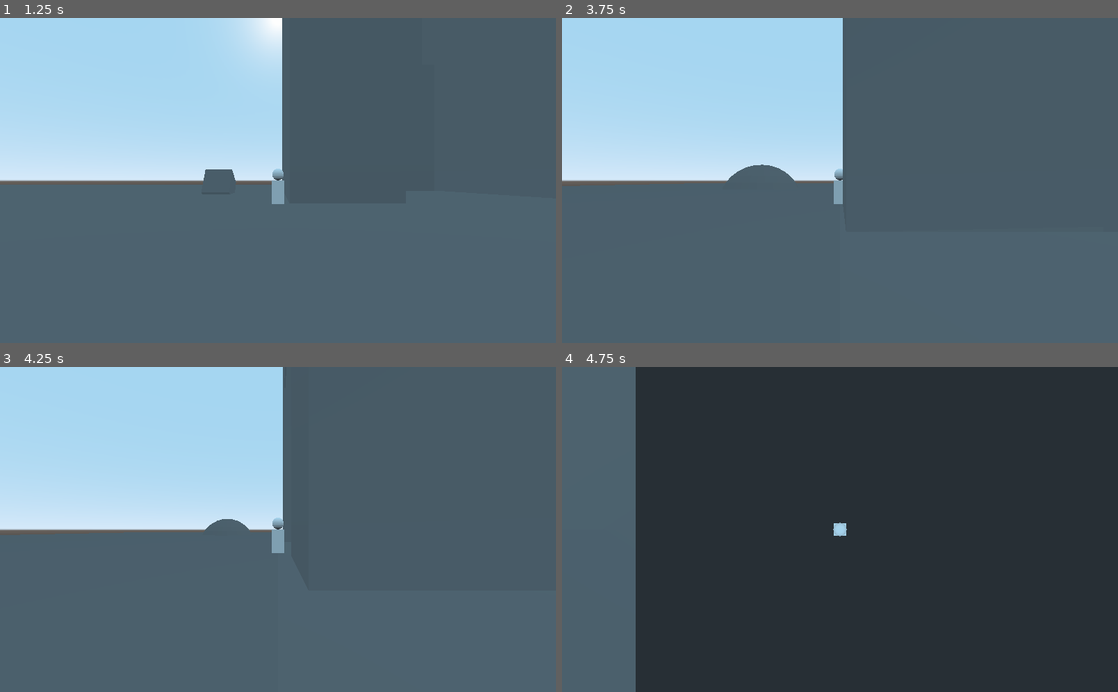
Above: before the commit, frames 1-4 (two rows, left to right).
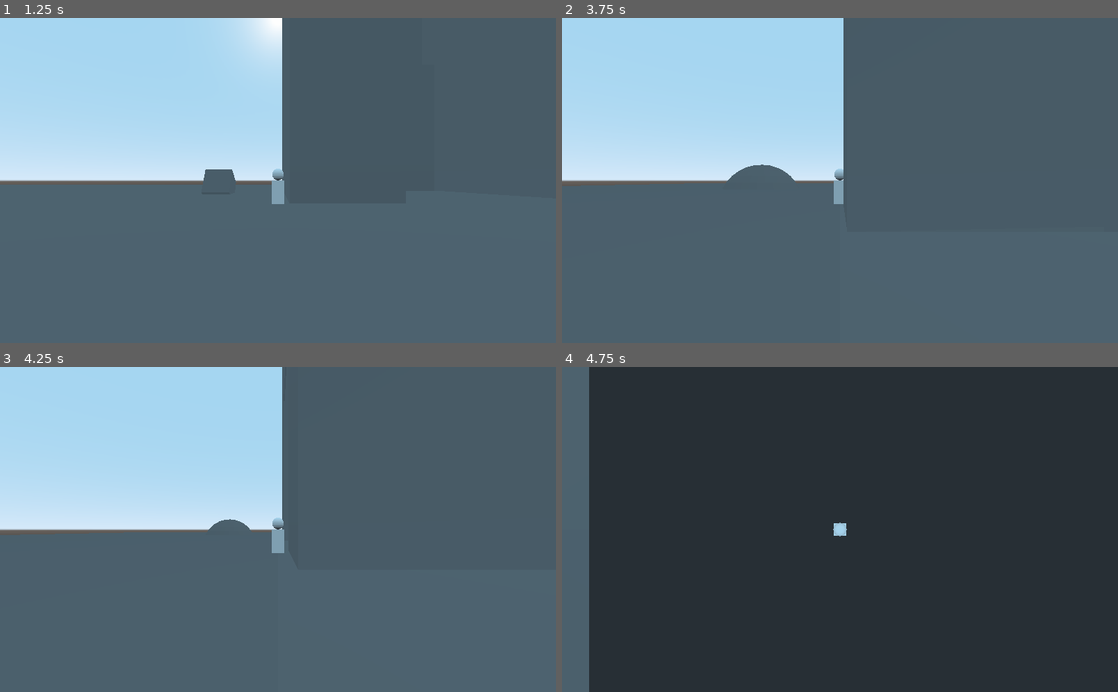
Above: after the commit, the same moments.

Repository: xofoxxy/MixAndGameJam2-ThisTimeIt-sPersonal
Game: Godot game, scene res://Main.tscn
The game is run twice, just before and just after one commit, with the same random seed, the same clock (stepped at 60 frames per second) and the same inputs.
Inputs:
- Up to frame 1 (1.25 s): tap Enter at 0.5 s; hold Space (DimensionShift) from 0.53 s (still down)
- Up to frame 2 (3.75 s): release Space (DimensionShift) at 1.28 s; hold S (Down) 1.28-2.03 s; tap Space (DimensionShift) at 1.35, 2.85 s; tap Enter at 2, 3.5 s; hold Space (DimensionShift) 2.03-2.78 s; hold S (Down) from 3.53 s (still down); hold Space (DimensionShift) from 3.53 s (still down)
- Up to frame 3 (4.25 s): keep holding S (Down); keep holding Space (DimensionShift)
- Up to frame 4 (4.75 s): keep holding S (Down); release Space (DimensionShift) at 4.28 s; tap Space (DimensionShift) at 4.35 s

Frame 1 is identical in both runs. In frame 2, less than 0.1% of the frame differs, in the area x 3-51%, y 0-58%; in frame 3, less than 0.1%; in frame 4, 8.4%, in the area x 4-14%, y 0-100%.

Commit message:
weoighwe

Diff:
--- a/Player.gd
+++ b/Player.gd
@@ -3,6 +3,12 @@
 onready var camXY = get_node("Cam_XY")
 onready var camXZ = get_node("Cam_XZ")
 var currentCam : int = 1
+
+var x = 1 # these are bools
+var y = 1
+var z = 0
+
+
 
 # 1 is cam XY
 # 2 is cam XZ
@@ -27,10 +33,22 @@
 			2:
 				camXZ.make_current()
 				print("dimension XZ")
+				x = 1
+				z = 1
+				y = 0
 			3:
 				camYZ.make_current()
 				print("dimension YZ")
+				x = 0
+				y = 1
+				z = 1
 			4:
 				currentCam = 1
 				camXY.make_current()
 				print("dimension XY")
+				x = 1
+				y = 1
+				z = 0
+
+	if event.is_action_pressed("Down"):
+		move_and_collide(Vector3(1,0,0))
--- a/project.godot
+++ b/project.godot
@@ -81,21 +81,25 @@
 Up={
 "deadzone": 0.5,
 "events": [ Object(InputEventKey,"resource_local_to_scene":false,"resource_name":"","device":0,"alt":false,"shift":false,"control":false,"meta":false,"command":false,"pressed":false,"scancode":87,"unicode":0,"echo":false,"script":null)
+, Object(InputEventKey,"resource_local_to_scene":false,"resource_name":"","device":0,"alt":false,"shift":false,"control":false,"meta":false,"command":false,"pressed":false,"scancode":16777232,"unicode":0,"echo":false,"script":null)
  ]
 }
 Down={
 "deadzone": 0.5,
 "events": [ Object(InputEventKey,"resource_local_to_scene":false,"resource_name":"","device":0,"alt":false,"shift":false,"control":false,"meta":false,"command":false,"pressed":false,"scancode":83,"unicode":0,"echo":false,"script":null)
+, Object(InputEventKey,"resource_local_to_scene":false,"resource_name":"","device":0,"alt":false,"shift":false,"control":false,"meta":false,"command":false,"pressed":false,"scancode":16777234,"unicode":0,"echo":false,"script":null)
  ]
 }
 Left={
 "deadzone": 0.5,
 "events": [ Object(InputEventKey,"resource_local_to_scene":false,"resource_name":"","device":0,"alt":false,"shift":false,"control":false,"meta":false,"command":false,"pressed":false,"scancode":65,"unicode":0,"echo":false,"script":null)
+, Object(InputEventKey,"resource_local_to_scene":false,"resource_name":"","device":0,"alt":false,"shift":false,"control":false,"meta":false,"command":false,"pressed":false,"scancode":16777231,"unicode":0,"echo":false,"script":null)
  ]
 }
 Right={
 "deadzone": 0.5,
 "events": [ Object(InputEventKey,"resource_local_to_scene":false,"resource_name":"","device":0,"alt":false,"shift":false,"control":false,"meta":false,"command":false,"pressed":false,"scancode":68,"unicode":0,"echo":false,"script":null)
+, Object(InputEventKey,"resource_local_to_scene":false,"resource_name":"","device":0,"alt":false,"shift":false,"control":false,"meta":false,"command":false,"pressed":false,"scancode":16777233,"unicode":0,"echo":false,"script":null)
  ]
 }
 DimensionShift={
